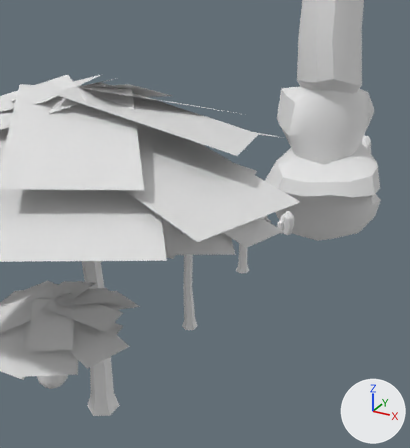
One commit to the Blender file Assets/Prefabs/Environment/Models/Blender~/plants.blend: the scene before it, then after it.
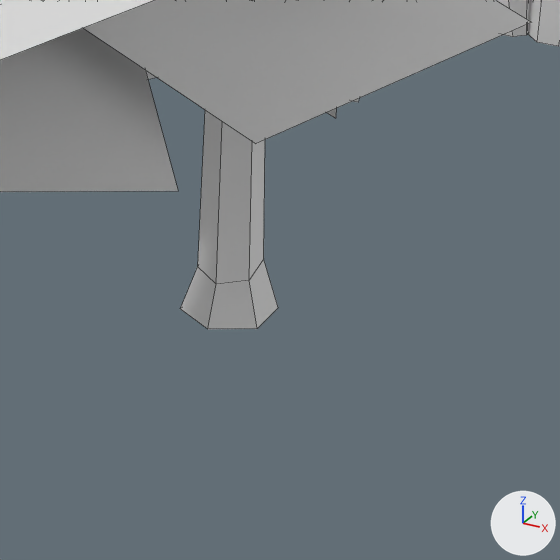
Old and new are each drawn from a camera (50 mm lens) standing at (9.41, -10.61, 12.18) and looking at (-1.67, 9.53, 2.11) and again close up on the part from 52% to 70% of the width and 51% to 68% of the height. Every picture has the same lights, and +X, +Y and +Z are marked at lower right. The close-ups show mesh edges as thin lines.

Objects in the first close-up: 'TrashBal_BranchingTree-foliage', 'TrashBal_BranchingTree-small-foliage', 'TrashBal_BulbousPlant', 'TrashBal_FluffyPlant'.
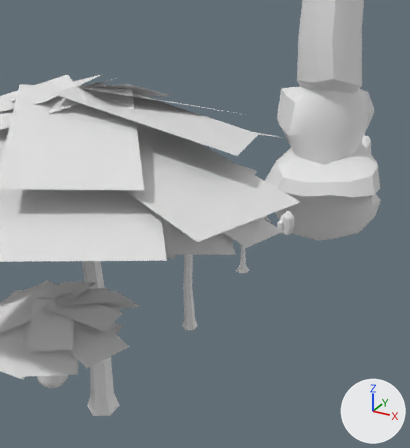
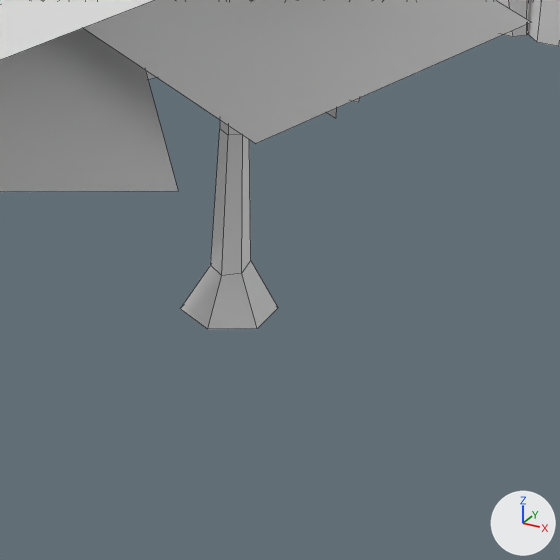
Commit message: made FluffyPlant thinner

Boxes (x1, y1, x2, y2) around the edits, measured in the close-ups (560 x 560 px):
'TrashBal_FluffyPlant', reshaped
    before: (180, 110, 278, 329)
    after: (180, 120, 278, 329)

The change, as a diff of the scene's bpy script:
```diff
--- a/Assets/Prefabs/Environment/Models/Blender~/plants.blend.py
+++ b/Assets/Prefabs/Environment/Models/Blender~/plants.blend.py
@@ me_cylinder_002 @@
 # used by ob_trashbal_fluffyplant; location = (0.0, 10.0, 0.0)
-me_cylinder_002.from_pydata(...)  # 24 vertices, 28 faces; spans x -0.26..0.26, y -0.3..0.3, z 0.0..2.38
+me_cylinder_002.from_pydata(...)  # 30 vertices, 34 faces; spans x -0.26..0.26, y -0.3..0.3, z 0.0..2.38
+# me_cylinder_002 part 1
+# 6 faces are deleted
+# 13 vertices move from x -0.18..0.18, y -0.19..0.19, z 0.26..2.14 to x -0.11..0.11, y -0.12..0.12, z 0.28..2.17
+# 6 vertices are added at (0.08, 0.04, 1.23), (0.0, 0.09, 1.24), (0.08, -0.04, 1.22), (-0.08, 0.04, 1.23), (0.0, -0.09, 1.21), (-0.08, -0.04, 1.22)
+# 12 new faces join them
```
